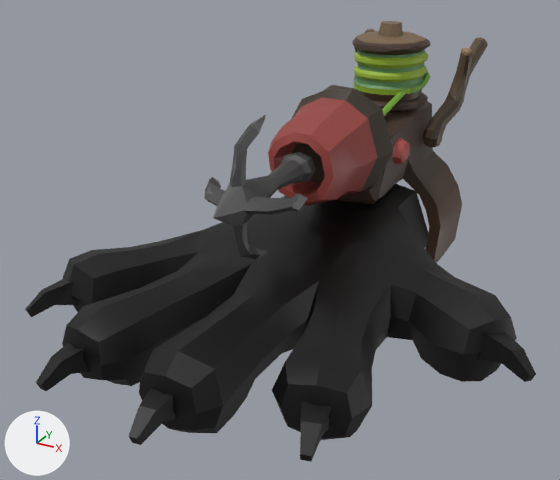
An edit to the Blender file VR/VR_Meadow/VR hand_posing_v02_RR_experiment.blend, drawn before and after from the same camera.
Both versions are drawn from a camera (50 mm lens) standing at (0.121, -0.302, 0.135) and looking at (-0.009, -0.066, 0.017). The lights are fixed; the arrows at lower left show +X, +Y and +Z. The picture after the commit comes second.

The first picture shows 'Claw_01', 'Claw_02', 'Claw_03', 'Claw_04', 'Claw_05', 'EA_Hand', 'VR_Prop_GrappleHook_01a', 'VR_SP_Proop_Hook_01a'.
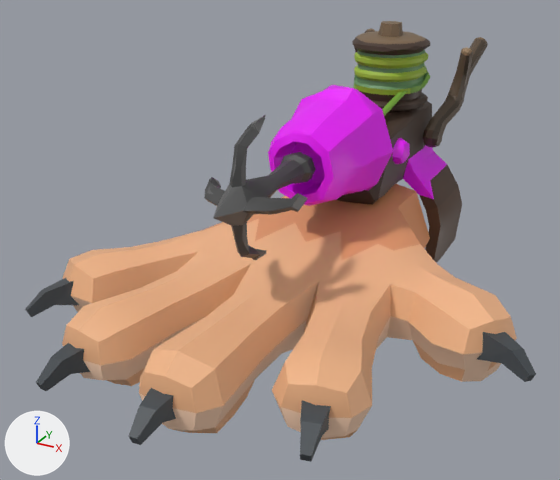
Changed parts and their boxes (x1, y1, x2, y2) in the pictures (560 x 480 px):
'EA_Hand', surface changed (black to beige): (62, 184, 517, 440) in both
'VR_Prop_GrappleHook_01a', surface changed (brown to pink): (268, 60, 449, 262) in both
'VR_SP_Proop_Hook_01a', surface changed: (205, 152, 316, 260) in both
'Claw_01', surface changed (black to grey): (477, 332, 536, 382) in both
'Claw_03', surface changed (lighter): (129, 388, 176, 445) in both
'Claw_02', surface changed (black to grey): (300, 400, 331, 462) in both
'Claw_04', surface changed (lighter): (36, 343, 90, 391) in both
'Claw_05', surface changed (lighter): (25, 278, 79, 317) in both

The edits, one by one:
Picture 'tex_ColorAtlas_01.png' (img_tex_coloratlas_01_png) is new.
Material 'Material' (mat_material) changes its picture from img_ea_mesh_cube_green_tex_coloratlas_01_png to img_tex_coloratlas_01_png.
